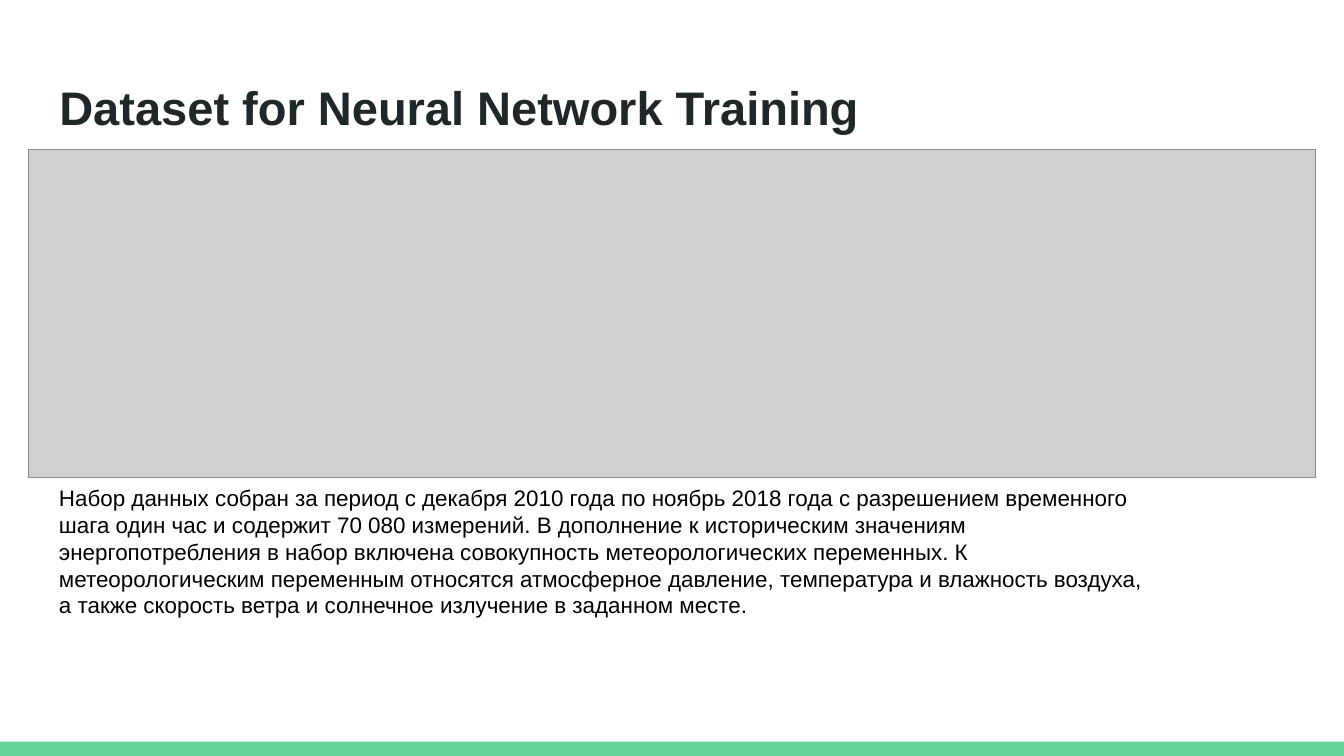
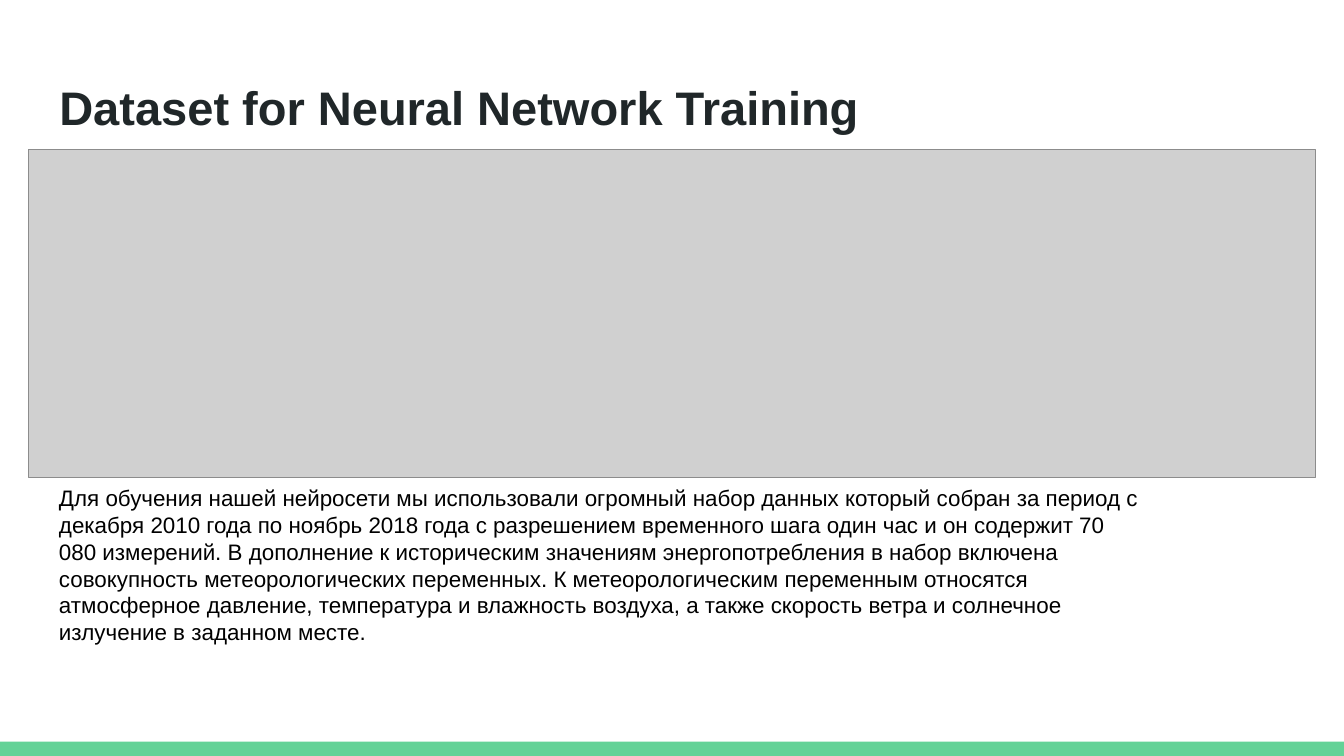
Before and after one commit to SamatKabdygaliKazakhstan/GreenPulseRNN_Samat_Kabdygali, a slide deck: slide 4 of GreenPulseRNN_Samat Kabdygali.pptx. Drawn at 1344x756 pixels with LibreOffice and Linux fonts; fonts in the diff are those of the drawing; grey boxes stand for pictures. Boxes give left, top, right and bottom in pixels: in the first picture for what was removed or moved away, otherwise in the second. Text is boxed around its words. In the diff, an @@ line names an element or a change of style, - is before the commit and + after.

```diff
--- a/GreenPulseRNN_Samat Kabdygali.pptx
+++ b/GreenPulseRNN_Samat Kabdygali.pptx
@@ text at box(59, 489, 1137, 645): text changed @@
-Набор данных собран за период с декабря 2010 года по ноябрь 2018 года с разрешением временного шага один час и содержит 70 080 измерений. В дополнение к историческим значениям энергопотребления в набор включена совокупность метеорологических переменных. К метеорологическим переменным относятся атмосферное давление, температура и влажность воздуха, а также скорость ветра и солнечное излучение в заданном месте.
+Для обучения нашей нейросети мы использовали огромный набор данных который собран за период с декабря 2010 года по ноябрь 2018 года с разрешением временного шага один час и он содержит 70 080 измерений. В дополнение к историческим значениям энергопотребления в набор включена совокупность метеорологических переменных. К метеорологическим переменным относятся атмосферное давление, температура и влажность воздуха, а также скорость ветра и солнечное излучение в заданном месте.
```
Also in this commit, not shown: 4 other slides changed, 2 slides added, 3 slides removed.
